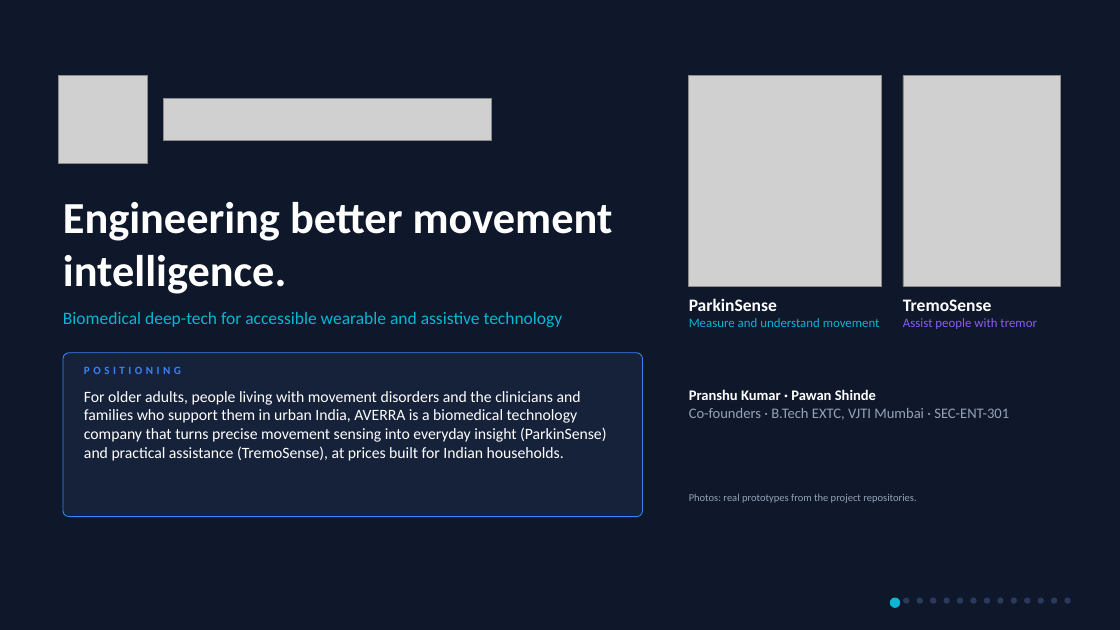
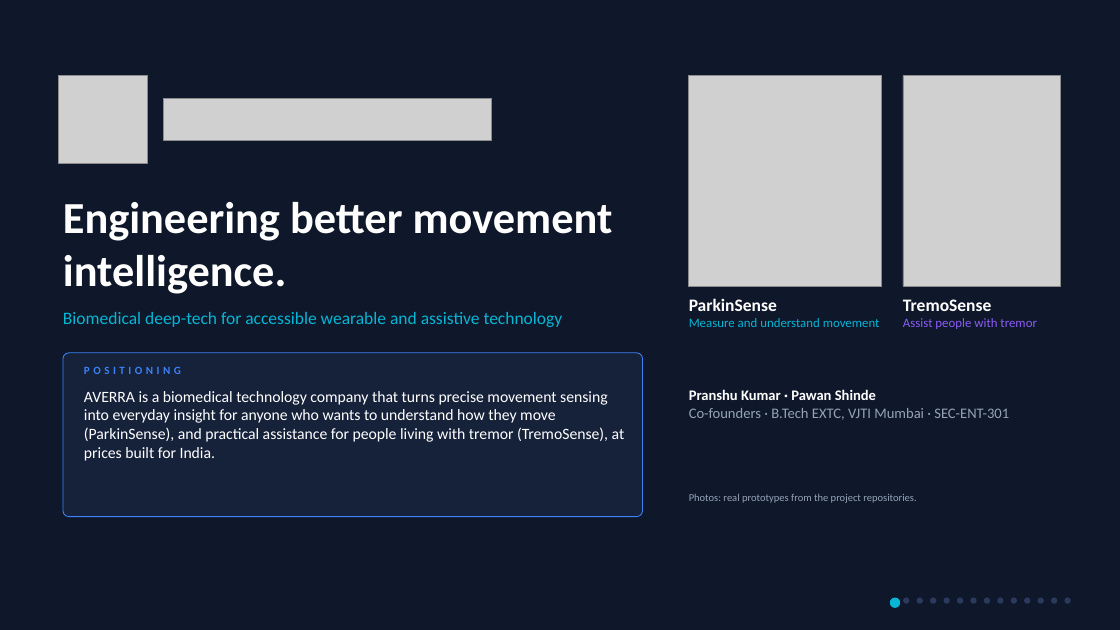
Before and after one commit to sudo-pranshu/AVERRA, a slide deck: slide 1 of deck/AVERRA_Pitch.pptx. Drawn at 1120x630 pixels with LibreOffice and Linux fonts; fonts in the diff are those of the drawing; grey boxes stand for pictures. Boxes give left, top, right and bottom in pixels: in the first picture for what was removed or moved away, otherwise in the second. Text is boxed around its words. In the diff, an @@ line names an element or a change of style, - is before the commit and + after.

```diff
--- a/deck/AVERRA_Pitch.pptx
+++ b/deck/AVERRA_Pitch.pptx
@@ text at box(84, 391, 625, 461): text changed @@
-For older adults, people living with movement disorders and the clinicians and families who support them in urban India, AVERRA is a biomedical technology company that turns precise movement sensing into everyday insight (ParkinSense) and practical assistance (TremoSense), at prices built for Indian households.
+AVERRA is a biomedical technology company that turns precise movement sensing into everyday insight for anyone who wants to understand how they move (ParkinSense), and practical assistance for people living with tremor (TremoSense), at prices built for India.
```
Also in this commit, not shown: 5 other slides changed, 11 other files.
